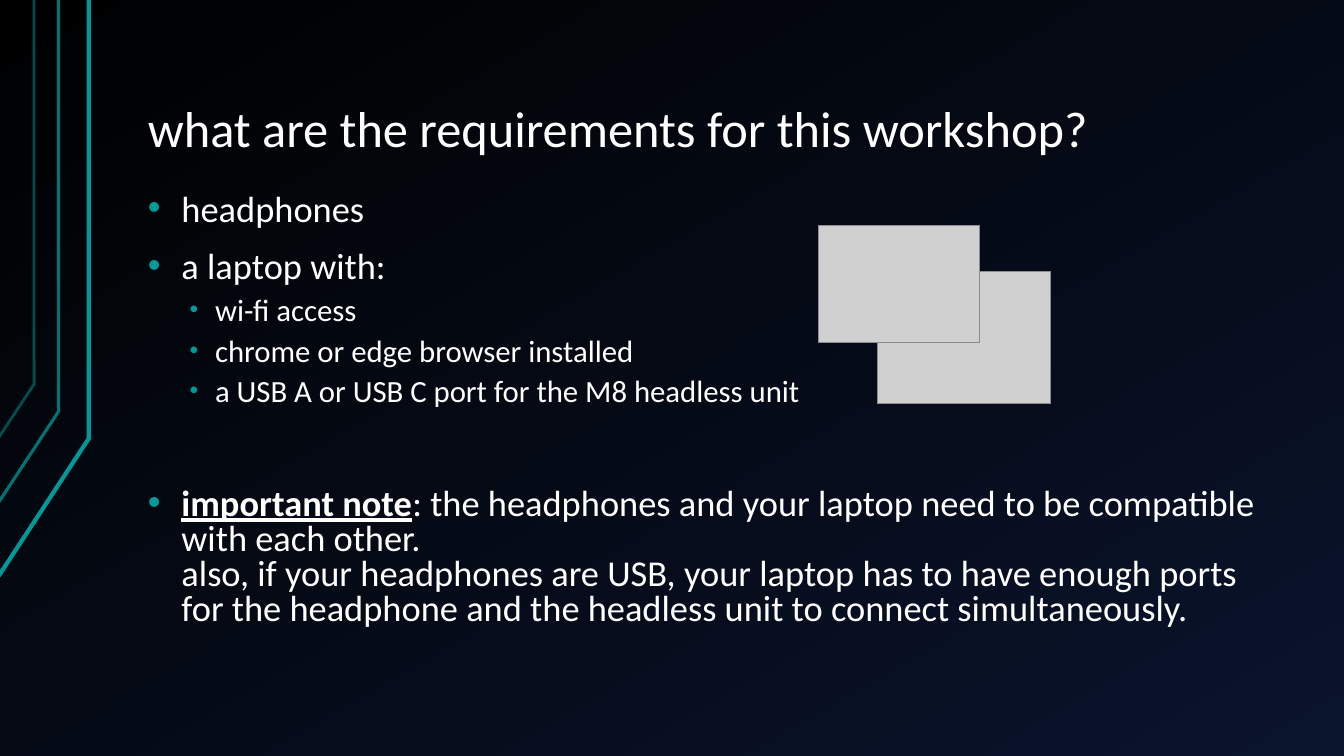
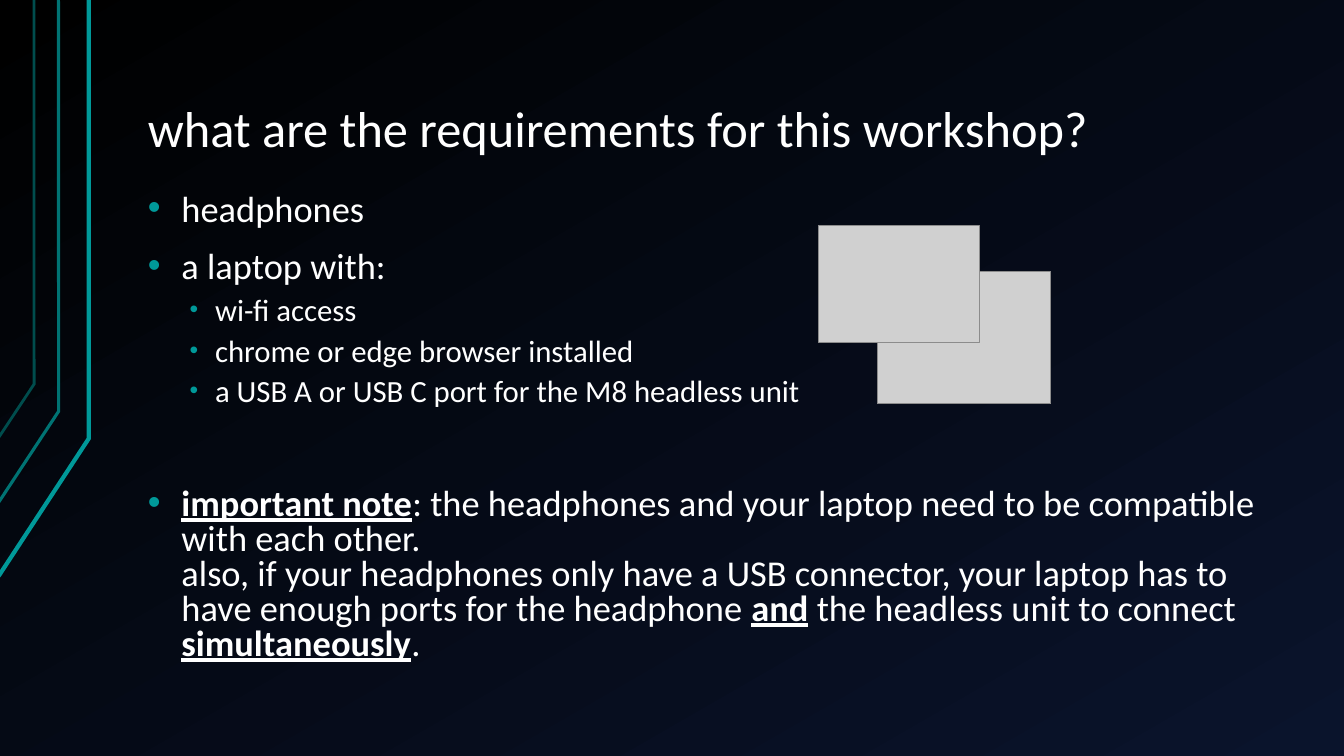
Before and after one commit to jegasus/m8-tracker-workshop, a slide deck: slide 3 of slides_v1.odp. Drawn at 1344x756 pixels with LibreOffice and Linux fonts; fonts in the diff are those of the drawing; grey boxes stand for pictures. Boxes give left, top, right and bottom in pixels: in the first picture for what was removed or moved away, otherwise in the second. Text is boxed around its words. In the diff, an @@ line names an element or a change of style, - is before the commit and + after.

```diff
--- a/slides_v1.odp
+++ b/slides_v1.odp
@@ text at bbox=[181, 490, 1254, 662]: text changed @@
-• important note: the headphones and your laptop need to be compatible with each other.
-  also, if your headphones are USB, your laptop has to have enough ports for the headphone and the headless unit to connect simultaneously.
+• important note: the headphones and your laptop need to be compatible with each other.
+  also, if your headphones only have a USB connector, your laptop has to have enough ports for the headphone and the headless unit to connect simultaneously.
```
Also in this commit, not shown: 5 other slides changed.
